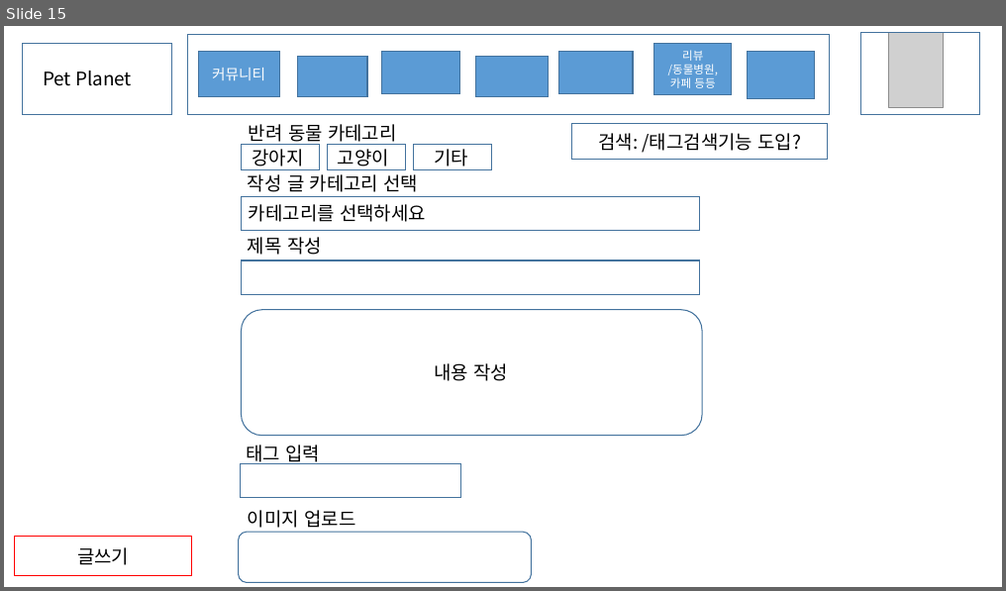
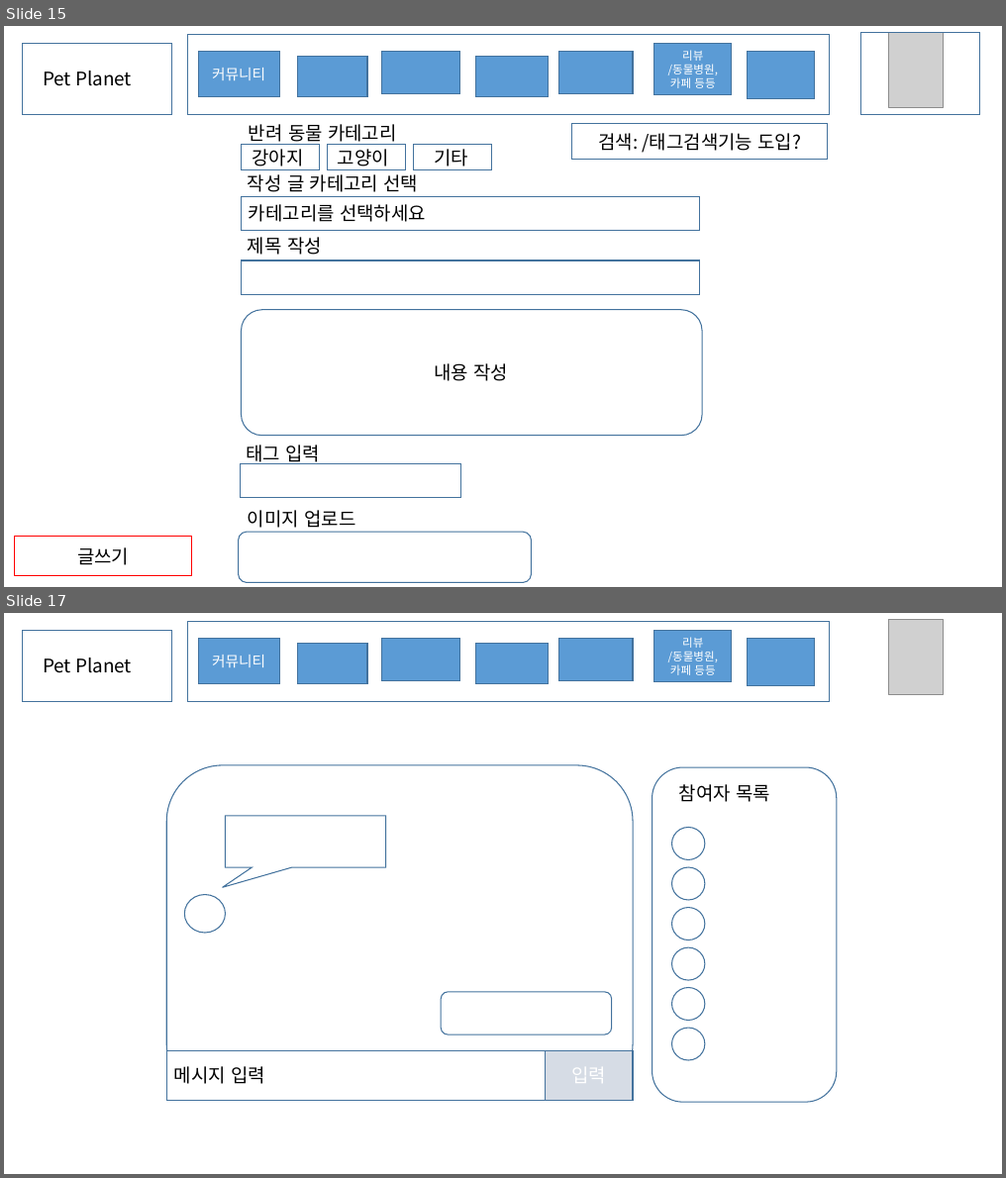
Before and after one commit to second-project-team/project_team4, a slide deck: 4조 팀공유파일.pptx. Shown one above the other, each under a label of ours: slide 15 before the commit, slides 15 and 17 after it; the slides between them are not shown. The pictures are 1006x591 and 1006x1178 pixels, drawn with LibreOffice and Linux fonts; fonts in the diff are those of the drawing; grey boxes stand for pictures. Boxes give left, top, right and bottom in pixels: in the first picture for what was removed or moved away, otherwise in the second. Text is boxed around its words. In the diff, an @@ line names an element or a change of style, - is before the commit and + after.

```diff
--- a/4조 팀공유파일.pptx
+++ b/4조 팀공유파일.pptx
@@ slide 17 added at bbox=[4, 613, 1002, 1174], background #FFFFFF @@
@@ rectangle added at bbox=[23, 630, 171, 701], outline #43739E 1 pt, 18 pt, text #000000 @@
+Pet Planet
@@ rectangle added at bbox=[187, 622, 829, 701], outline #43739E 1 pt @@
@@ rectangle added at bbox=[198, 639, 279, 683], fill #5B9BD5, outline #43739E 1 pt, 14 pt, text #FFFFFF @@
+커뮤니티
@@ rectangle added at bbox=[382, 639, 460, 681], fill #5B9BD5, outline #43739E 1 pt @@
@@ rectangle added at bbox=[558, 639, 633, 681], fill #5B9BD5, outline #43739E 1 pt @@
@@ rectangle added at bbox=[654, 631, 733, 682], fill #5B9BD5, outline #43739E 1 pt, 11 pt, text #FFFFFF @@
+리뷰
+/동물병원, 카페 등등
@@ rectangle added at bbox=[747, 639, 815, 686], fill #5B9BD5, outline #43739E 1 pt @@
@@ picture added at bbox=[889, 620, 944, 694] @@
@@ rectangle added at bbox=[297, 644, 367, 683], fill #5B9BD5, outline #43739E 1 pt @@
@@ rectangle added at bbox=[475, 644, 548, 683], fill #5B9BD5, outline #43739E 1 pt @@
@@ rounded rectangle added at bbox=[166, 765, 633, 1100], fill #FFFFFF, outline #43739E 1 pt @@
@@ rounded rectangle added at bbox=[652, 767, 837, 1102], fill #FFFFFF, outline #43739E 1 pt @@
@@ text added at bbox=[679, 784, 770, 802], 18 pt, text #000000 @@
+참여자 목록
@@ speech box added at bbox=[226, 816, 386, 867], fill #FFFFFF, outline #43739E 1 pt @@
@@ ellipse added at bbox=[672, 827, 705, 861], fill #FFFFFF, outline #43739E 1 pt @@
@@ ellipse added at bbox=[672, 867, 705, 900], fill #FFFFFF, outline #43739E 1 pt @@
@@ ellipse added at bbox=[184, 894, 225, 933], fill #FFFFFF, outline #43739E 1 pt @@
@@ ellipse added at bbox=[672, 908, 705, 941], fill #FFFFFF, outline #43739E 1 pt @@
@@ ellipse added at bbox=[672, 948, 705, 980], fill #FFFFFF, outline #43739E 1 pt @@
@@ rounded rectangle added at bbox=[442, 992, 612, 1035], fill #FFFFFF, outline #43739E 1 pt @@
@@ ellipse added at bbox=[672, 988, 705, 1021], fill #FFFFFF, outline #43739E 1 pt @@
@@ ellipse added at bbox=[672, 1028, 705, 1060], fill #FFFFFF, outline #43739E 1 pt @@
@@ rectangle added at bbox=[166, 1051, 633, 1100], fill #FFFFFF, outline #43739E 1 pt @@
@@ rectangle added at bbox=[546, 1051, 633, 1100], fill #D6DCE5, outline #43739E 1 pt, 18 pt, text #FFFFFF @@
+입력
@@ text added at bbox=[174, 1066, 265, 1084], 18 pt, text #000000 @@
+메시지 입력
```
Also in this commit, not shown: 1 other slide added, 2 slides removed.
